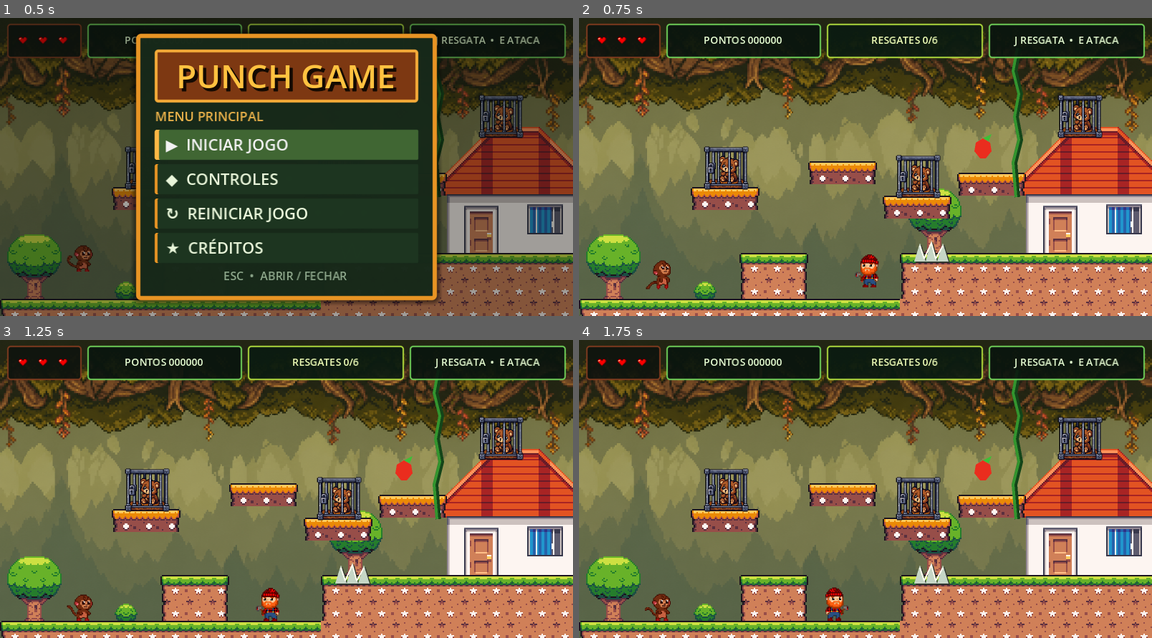
Above: before the commit, frames 1-4 (two rows, left to right).
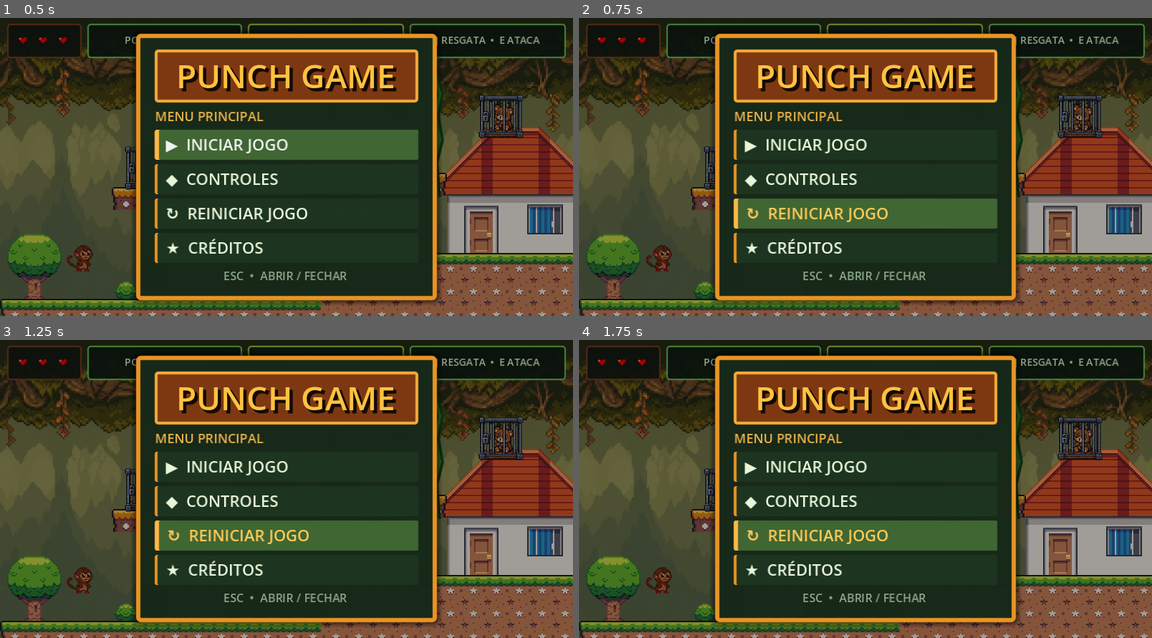
Above: after the commit, the same moments.

Repository: JhosefyRocha/PunchGame
Game: Godot game, scene res://PrimeiraCena.tscn
The game is run twice, just before and just after one commit, with the same random seed, the same clock (stepped at 60 frames per second) and the same inputs.
Inputs (mouse positions are in pixels of both pictures, inside the frame that each line leads up to):
- Up to frame 1 (0.5 s): no input
- Up to frame 2 (0.75 s): click "↻ REINICIAR JOGO" at 0.5 s
- Up to frame 3 (1.25 s): no input
- Up to frame 4 (1.75 s): click (865, 536) at 1.25 s, where only the run after the commit has a clickable "↻ REINICIAR JOGO"

Frame 1 is identical in both runs. In frame 2, 84% of the frame differs, in the area x 0-100%, y 1-100%; in frame 3, 84%; in frame 4, 84%.
Error after the commit: Invalid call. Nonexistent function 'reset_lives' in base 'Node (health_manager.gd)'. (res://entities/game_menu.gd:98)

Commit message:
feat(systems): adiciona reset_game_state unificado aos autoloads de progresso

Diff:
--- a/systems/health_manager.gd
+++ b/systems/health_manager.gd
@@ -25,6 +25,11 @@
 	return current_lives >= MAX_LIVES
 
 
-func reset_lives() -> void:
+## Ponto unico de reinicio do autoload. `reload_current_scene()` e
+## `change_scene_to_file()` NAO recriam autoloads, entao todo comeco de
+## partida precisa passar por aqui. Veja `GameMenu.reset_run_state()`.
+func reset_game_state() -> void:
 	current_lives = MAX_LIVES
+	# Emite sempre, mesmo se o valor ja estava no padrao, para que o HUD
+	# recem-criado da cena nova redesenhe os coracoes.
 	lives_changed.emit(current_lives, MAX_LIVES)
--- a/systems/rescue_manager.gd
+++ b/systems/rescue_manager.gd
@@ -24,6 +24,9 @@
 	return rescued_animals.size()
 
 
-func reset_run() -> void:
+## Ponto unico de reinicio do autoload. Sem isto, `rescue_cage.gd` apaga no
+## `_ready()` toda gaiola ja aberta e a meta de 6/6 fica impossivel na partida
+## seguinte. Veja `GameMenu.reset_run_state()`.
+func reset_game_state() -> void:
 	rescued_animals.clear()
 	rescue_count_changed.emit(0, TOTAL_ANIMALS)
--- a/systems/score_manager.gd
+++ b/systems/score_manager.gd
@@ -14,6 +14,7 @@
 	return current_score
 
 
-func reset_score() -> void:
+## Ponto unico de reinicio do autoload. Veja `GameMenu.reset_run_state()`.
+func reset_game_state() -> void:
 	current_score = 0
 	score_changed.emit(current_score)
